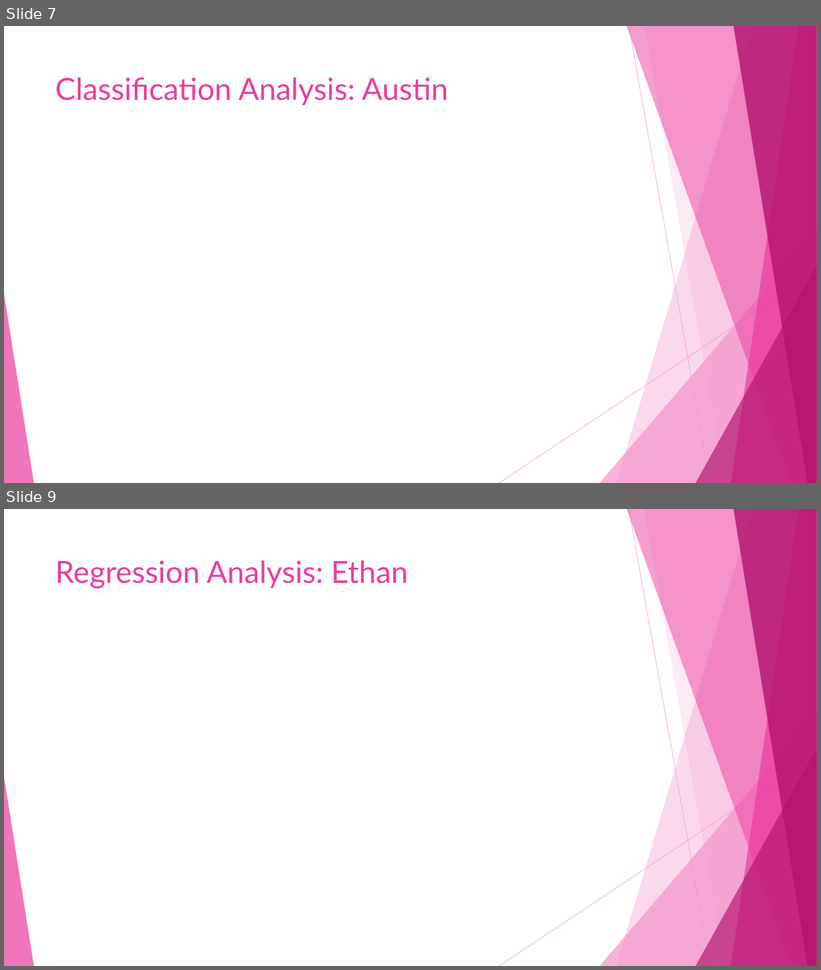
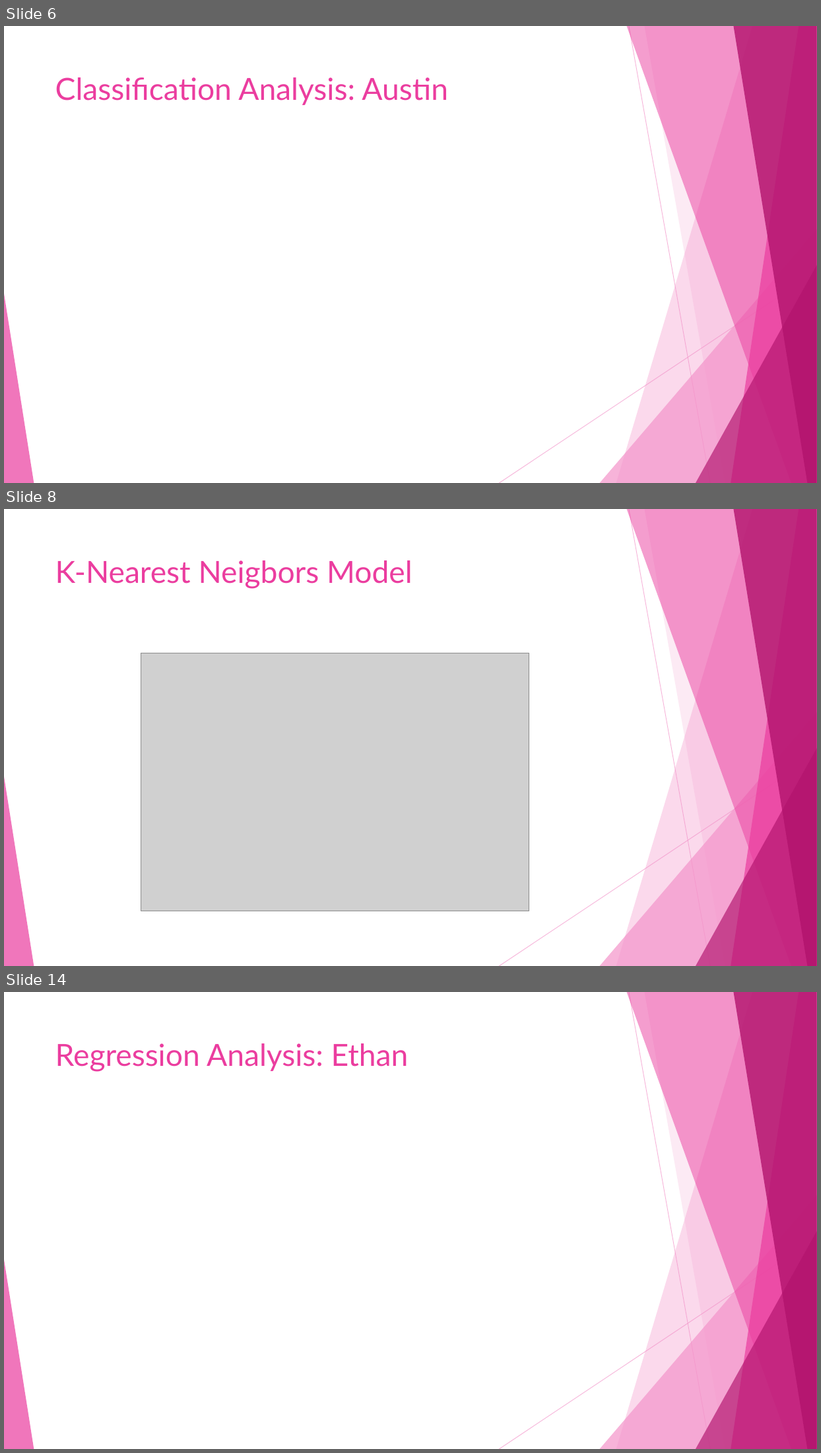
Before and after one commit to dlaposata/Breast_Cancer_Analysis, a slide deck: powerpoint.pptx. Shown one above the other, each under a label of ours: slides 7 and 9 before the commit, slides 6, 8 and 14 after it; the slides between them are not shown. The pictures are 821x970 and 821x1453 pixels, drawn with LibreOffice and Linux fonts; fonts in the diff are those of the drawing; grey boxes stand for pictures. Boxes give left, top, right and bottom in pixels: in the first picture for what was removed or moved away, otherwise in the second. Text is boxed around its words. In the diff, an @@ line names an element or a change of style, - is before the commit and + after.

```diff
--- a/powerpoint.pptx
+++ b/powerpoint.pptx
@@ slide 8 added at [4, 509, 817, 966], background #FFFFFF; not listed: 10 template elements that a slide beside it also shows @@
@@ title added at [55, 560, 413, 589], 36 pt, text #EB3D9F @@
+K-Nearest Neigbors Model
@@ picture added at [141, 653, 529, 912] @@
@@ what was slide 7 is now slide 6 @@
@@ what was slide 9 is now slide 14 @@
```
Also in this commit, not shown: 1 slide changed, 4 other slides added, 2 other files.
